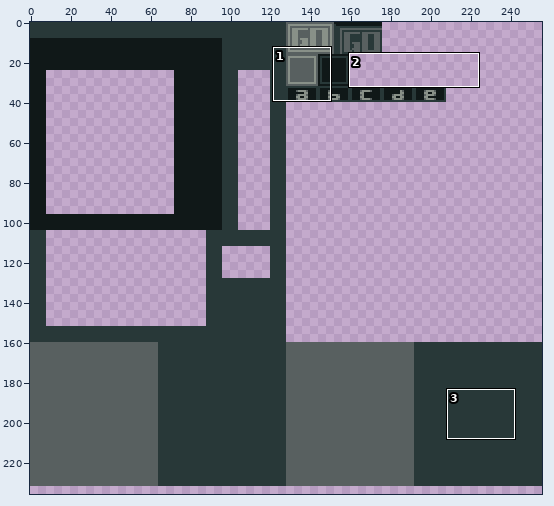
Sprite sheet -- res/battle/chips.png. Above, an overview of the earlier version with the close-up marked.
Close-up. As it was:
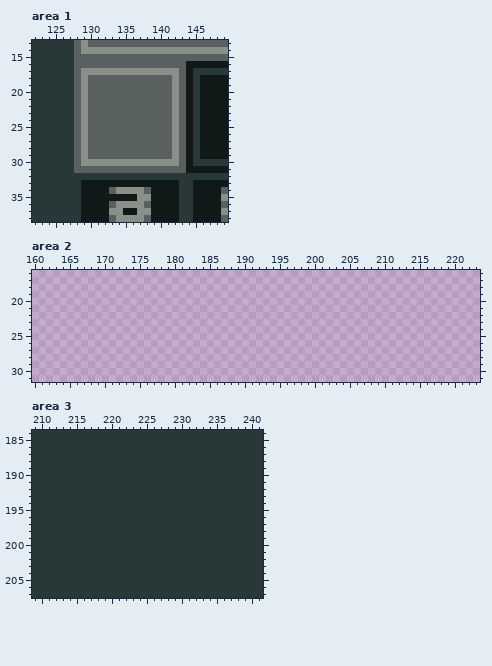
The file is 256x256 pixels. Shown: area 1: x 122..149, y 13..38; area 2: x 160..223, y 16..31; area 3: x 209..241, y 184..207. The wide view leaves out empty margins. The commit also changed other parts of the picture, which this record leaves out.
Once edited:
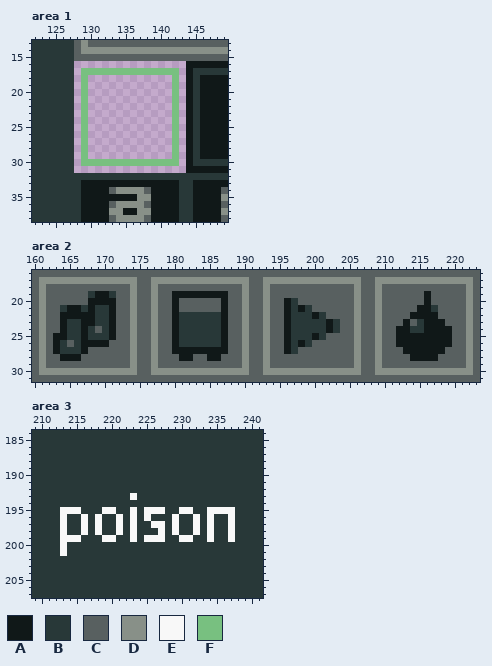
Palette (. is transparent): A #101818  B #283838  C #586060  D #889088  E #f8f8f8  F #78c080
From old to new:
Changed rows in their new state; - is an unchanged pixel.
Area 1:
first column x 128:
16 ................
17 .FFFFFFFFFFFFFF.
18 .F............F.
19 .F............F.
20 .F............F.
21 .F............F.
22 .F............F.
23 .F............F.
24 .F............F.
25 .F............F.
26 .F............F.
27 .F............F.
28 .F............F.
29 .F............F.
30 .FFFFFFFFFFFFFF.
31 ................
Area 2:
first column x 160:
16 CCCCCCCCCCCCCCCCCCCCCCCCCCCCCCCCCCCCCCCCCCCCCCCCCCCCCCCCCCCCCCCC
17 CDDDDDDDDDDDDDDCCDDDDDDDDDDDDDDCCDDDDDDDDDDDDDDCCDDDDDDDDDDDDDDC
18 CDCCCCCCCCCCCCDCCDCCCCCCCCCCCCDCCDCCCCCCCCCCCCDCCDCCCCCCCCCCCCDC
19 CDCCCCCCBAABCCDCCDCCAAAAAAAACCDCCDCCCCCCCCCCCCDCCDCCCCCCACCCCCDC
20 CDCCCCCCAAAACCDCCDCCACCCCCCACCDCCDCCABCCCCCCCCDCCDCCCCCCACCCCCDC
21 CDCCBAABABBACCDCCDCCACCCCCCACCDCCDCCABABCCCCCCDCCDCCCCCAABCCCCDC
22 CDCCAAAAABBACCDCCDCCABBBBBBACCDCCDCCABBBABCCCCDCCDCCCCAAAACCCCDC
23 CDCCABBAABBACCDCCDCCABBBBBBACCDCCDCCABBBBBABCCDCCDCCCACBAAACCCDC
24 CDCCABBABCBACCDCCDCCABBBBBBACCDCCDCCABBBBBABCCDCCDCCAABBAAAACCDC
25 CDCAABBABBBACCDCCDCCABBBBBBACCDCCDCCABBBABCCCCDCCDCCAAAAAAAACCDC
26 CDCABCBAAAACCCDCCDCCABBBBBBACCDCCDCCABABCCCCCCDCCDCCAAAAAAAACCDC
27 CDCABBBACCCCCCDCCDCCAAAAAAAACCDCCDCCABCCCCCCCCDCCDCCCAAAAAACCCDC
28 CDCCAAACCCCCCCDCCDCCCAACCAACCCDCCDCCCCCCCCCCCCDCCDCCCCAAAACCCCDC
29 CDCCCCCCCCCCCCDCCDCCCCCCCCCCCCDCCDCCCCCCCCCCCCDCCDCCCCCCCCCCCCDC
30 CDDDDDDDDDDDDDDCCDDDDDDDDDDDDDDCCDDDDDDDDDDDDDDCCDDDDDDDDDDDDDDC
31 CCCCCCCCCCCCCCCCCCCCCCCCCCCCCCCCCCCCCCCCCCCCCCCCCCCCCCCCCCCCCCCC
Area 3:
first column x 213:
193 ----------E--------------
195 EEE---EE--E-EEE--EE--EEEE
196 E--E-E--E-E-E---E--E-E--E
197 E--E-E--E-E--EE-E--E-E--E
198 E--E-E--E-E---E-E--E-E--E
199 EEE---EE--E-EEE--EE--E--E
200 E------------------------
201 E------------------------
